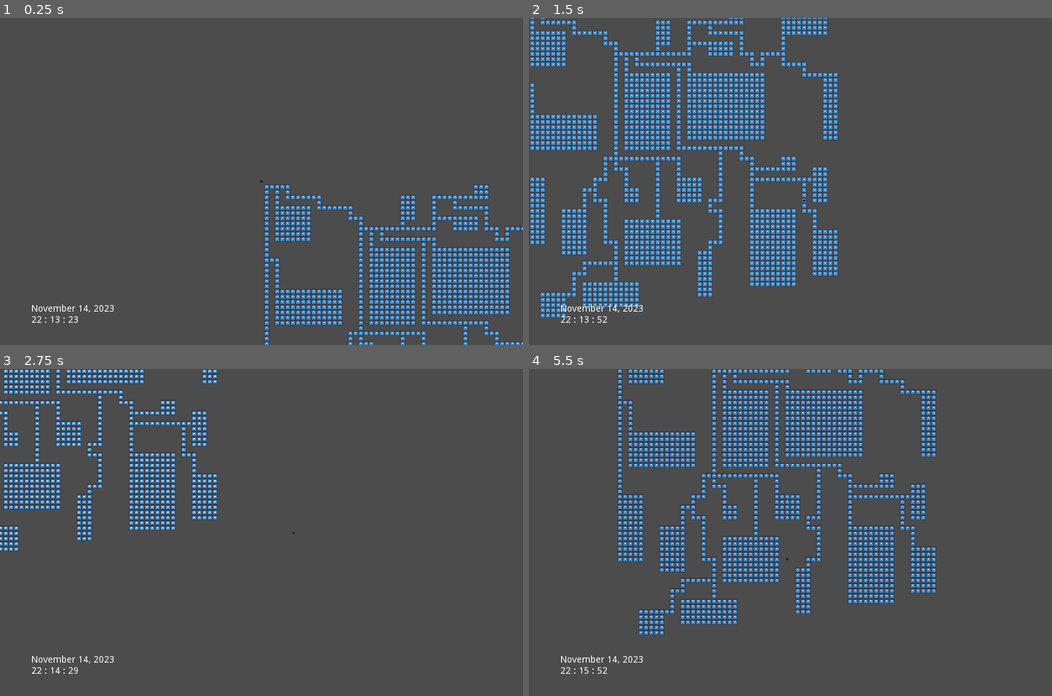
Above: before the commit, frames 1-4 (two rows, left to right).
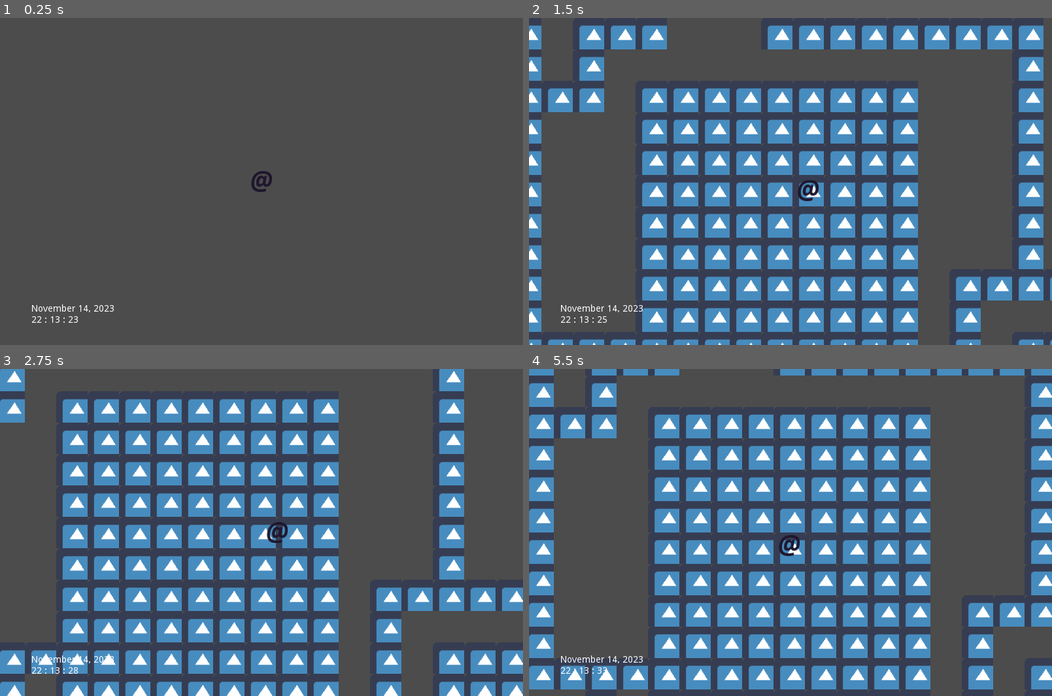
Above: after the commit, the same moments.

Repository: kairuma/temple-of-time
Game: Godot game, scene res://scene/state/Gameplay.tscn
The game is run twice, just before and just after one commit, with the same random seed, the same clock (stepped at 60 frames per second) and the same inputs. The engine's default icon, where the game draws it, is replaced by a stand-in: a white triangle on a blue panel in a dark square.
Inputs:
- Up to frame 1 (0.25 s): no input
- Up to frame 2 (1.5 s): tap Enter at 0.5 s; hold Right (right) 0.53-1.28 s; hold Down (down) from 1.28 s (still down)
- Up to frame 3 (2.75 s): release Down (down) at 2.03 s; hold Right (right) from 2.03 s (still down)
- Up to frame 4 (5.5 s): release Right (right) at 2.78 s; hold Up (up) 2.78-3.53 s; hold Left (left) 3.53-5.03 s; hold Down (down) from 5.03 s (still down)

The runs differ from the first frame. In frame 1, 6.5% of the frame differs, in the area x 48-100%, y 46-100%; in frame 2, 42%, in the area x 0-100%, y 0-100%; in frame 3, 39%; in frame 4, 42%.

Commit message:
ADD:Added procedural map generation.

Diff:
--- a/scene/Map.gd
+++ b/scene/Map.gd
@@ -1,7 +1,7 @@
 extends Node2D
 
-const WIDTH: int = 64
-const HEIGHT: int = 64
+const WIDTH: int = 32
+const HEIGHT: int = 32
 const ROOM_ITERATIONS: int = 256
 const MONTH_NAME: Dictionary = {
 	1: "January", 2: "February", 3: "March", 4: "April",
@@ -51,7 +51,8 @@
 	for h in HEIGHT / 2:
 		for w in WIDTH / 2:
 			maze_gen(w * 2 + 1, h * 2 + 1, region)
-	flood_fill()
+	add_doors(region)
+	#flood_check()
 	var dead_ends: Array = get_dead_ends()
 	while dead_ends.size() != 0:
 		for d in dead_ends:
@@ -113,7 +114,40 @@
 				if w[0] + 2 <= WIDTH and $TileMap.get_cell(w[0] + 2, w[1]) != 0 and !walls.has([w[0] + 2, w[1]]):
 					walls.append([w[0] + 2, w[1]])
 
-func flood_fill() -> void:
+func add_doors(rooms: Array) -> void:
+	for r in rooms:
+		var dirs: PoolIntArray = [0, 1, 2, 3]
+		if r[0] >= WIDTH - 1:
+			dirs.remove(3)
+		if r[0] <= 1:
+			dirs.remove(2)
+		if r[1] >= HEIGHT - 1:
+			dirs.remove(1)
+		if r[1] >= 1:
+			dirs.remove(0)
+		var side: int = dirs[randi() % dirs.size()]
+		if side == 0 || dirs[randi() % dirs.size()] == 0:
+			for x in r[2]:
+				if $TileMap.get_cell(r[0] + (x + r[2] / 2) % r[2], r[1] - 2) == 0:
+					$TileMap.set_cell(r[0] + (x + r[2] / 2) % r[2], r[1] - 1, 0)
+					break
+		if side == 1 || dirs[randi() % dirs.size()] == 1:
+			for x in r[2]:
+				if $TileMap.get_cell(r[0] + (x + r[2] / 2) % r[2], r[1] + r[3] + 1) == 0:
+					$TileMap.set_cell(r[0] + (x + r[2] / 2) % r[2], r[1] + r[3], 0)
+					break
+		if side == 2 || dirs[randi() % dirs.size()] == 2:
+			for y in r[3]:
+				if $TileMap.get_cell(r[0] - 2, r[1] + (y + r[3] / 2) % r[3]) == 0:
+					$TileMap.set_cell(r[0] - 1, r[1] + (y + r[3] / 2) % r[3], 0)
+					break
+		if side == 3 || dirs[randi() % dirs.size()] == 3:
+			for y in r[3]:
+				if $TileMap.get_cell(r[0] + r[2] + 1, r[1] + (y + r[3] / 2) % r[3]) == 0:
+					$TileMap.set_cell(r[0] + r[2], r[1] + (y + r[3] / 2) % r[3], 0)
+					break
+
+func flood_check() -> void:
 	var q: Array = []
 	var visited: Array = []
 	var v: int = 0
--- a/scene/Map.tscn
+++ b/scene/Map.tscn
@@ -9,7 +9,7 @@
 0/texture = ExtResource( 3 )
 0/tex_offset = Vector2( 0, 0 )
 0/modulate = Color( 1, 1, 1, 1 )
-0/region = Rect2( 0, 0, 65, 64 )
+0/region = Rect2( 0, 0, 48, 48 )
 0/tile_mode = 0
 0/occluder_offset = Vector2( 0, 0 )
 0/navigation_offset = Vector2( 0, 0 )
@@ -24,15 +24,16 @@
 script = ExtResource( 2 )
 
 [node name="TileMap" type="TileMap" parent="."]
-position = Vector2( -32, -32 )
+position = Vector2( -24, -24 )
 tile_set = SubResource( 1 )
+cell_size = Vector2( 48, 48 )
 format = 1
 
 [node name="Entities" type="Node2D" parent="."]
 
 [node name="Player" parent="." instance=ExtResource( 1 )]
-map_x = 32
-map_y = 32
+map_x = 16
+map_y = 16
 
 [node name="CanvasLayer" type="CanvasLayer" parent="."]
 
--- a/scene/entity/Entity.gd
+++ b/scene/entity/Entity.gd
@@ -1,7 +1,7 @@
 extends Sprite
 
-const CELL_SIZE: float = 64.0
-const TURN_SPEED: float = 0.0005
+const CELL_SIZE: float = 48.0
+const TURN_SPEED: float = 0.5
 
 export(int, -1000000000, 1000000000) var map_x: int = 0 setget set_map_x
 export(int, -1000000000, 1000000000) var map_y: int = 0 setget set_map_y
--- a/scene/entity/Player.tscn
+++ b/scene/entity/Player.tscn
@@ -10,5 +10,4 @@
 
 [node name="Camera2D" type="Camera2D" parent="." index="0"]
 current = true
-zoom = Vector2( 8, 8 )
 smoothing_enabled = true
